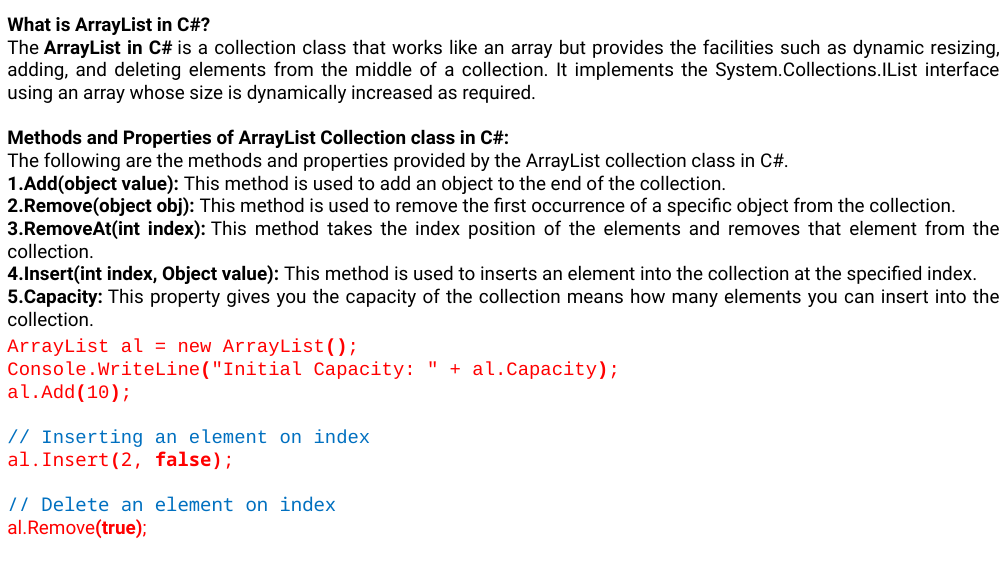
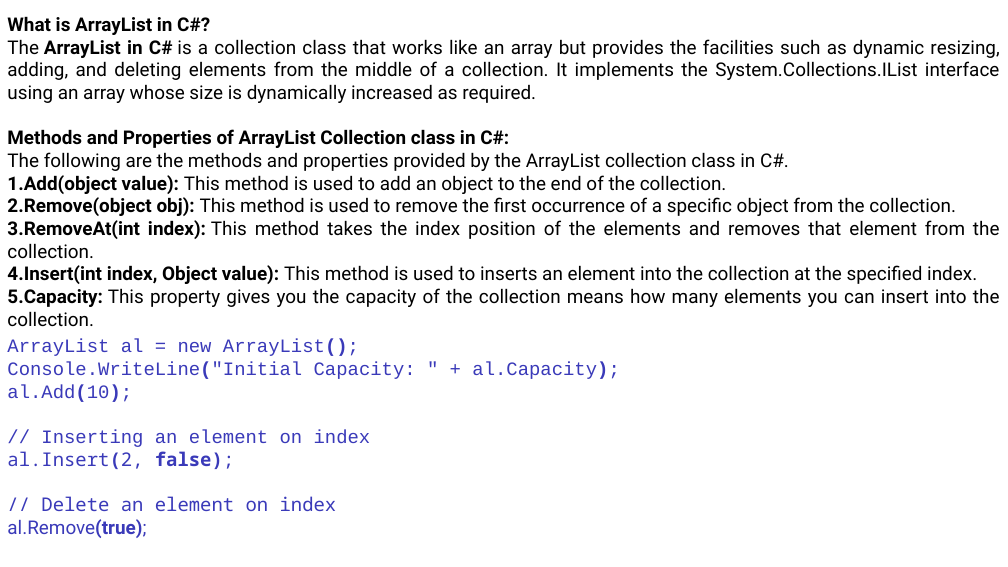
Before and after one commit to ratreraj/Csharpe-Dotnet-Sql-Docs, a slide deck: slide 4 of Collection.pptx. Drawn at 1008x567 pixels with LibreOffice and Linux fonts; fonts in the diff are those of the drawing. Boxes give left, top, right and bottom in pixels: in the first picture for what was removed or moved away, otherwise in the second. Text is boxed around its words. In the diff, an @@ line names an element or a change of style, - is before the commit and + after.

```diff
--- a/Collection.pptx
+++ b/Collection.pptx
@@ text "ArrayList al = new ArrayList();" at (7,339,619,538): text colour #FF0000 to #3A3AB9 in "ArrayList al = new ArrayList();", "Console.WriteLine("Initial Capacity: " + al.Capacity);", "al.Add(10);", "al.Insert(2, false);" and 1 more places; text colour #0070C0 to #3A3AB9 in "// Inserting an element on index", "// Delete an element on index" @@
```
Also in this commit, not shown: 3 other slides changed, 4 slides added, 1 other file.
